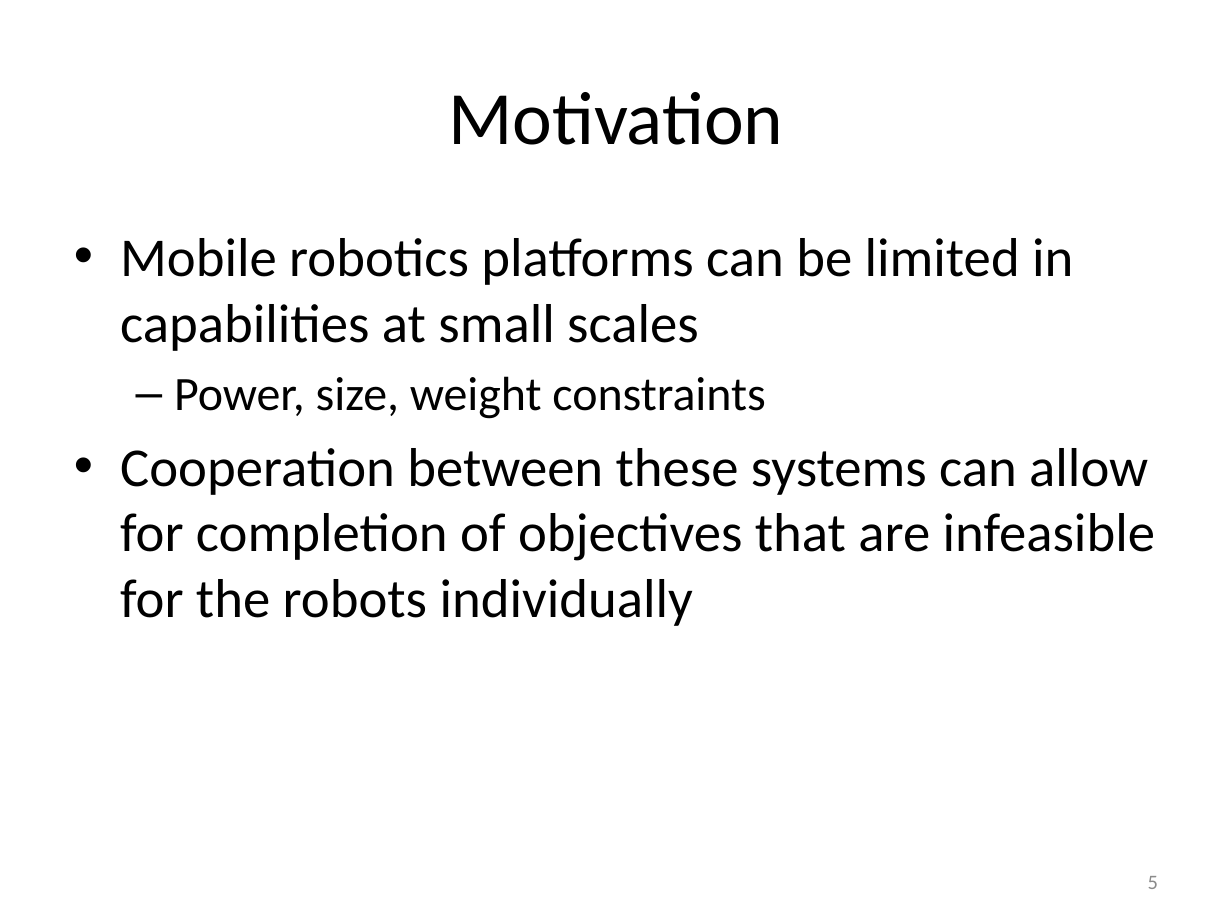
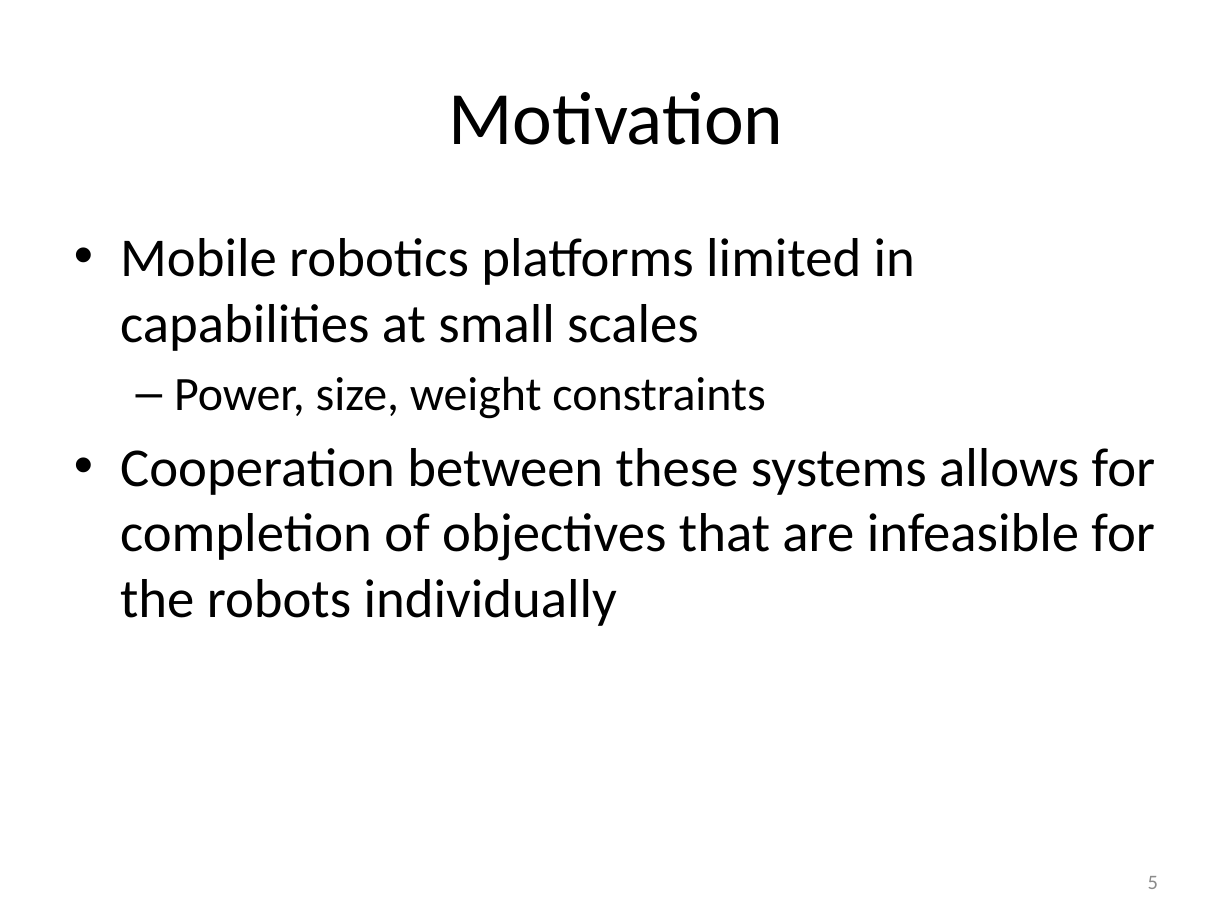
Before and after one commit to ryanjulian/manuscript-aamas2013, a slide deck: slide 5 of presentation/AAMAS_2013.pptx. Drawn at 1232x924 pixels with LibreOffice and Linux fonts; fonts in the diff are those of the drawing. Boxes give left, top, right and bottom in pixels: in the first picture for what was removed or moved away, otherwise in the second. Text is boxed around its words. In the diff, an @@ line names an element or a change of style, - is before the commit and + after.

```diff
--- a/presentation/AAMAS_2013.pptx
+++ b/presentation/AAMAS_2013.pptx
@@ text at (x1=120, y1=238, x2=915, y2=351): text changed @@
-• Mobile robotics platforms can be limited in capabilities at small scales
+• Mobile robotics platforms limited in capabilities at small scales
@@ text at (x1=120, y1=448, x2=1156, y2=626): text changed @@
-• Cooperation between these systems can allow for completion of objectives that are infeasible for the robots individually
+• Cooperation between these systems allows for completion of objectives that are infeasible for the robots individually
```
Also in this commit, not shown: 5 other slides changed, 4 slides added, 1 slide removed, 1 other file.
